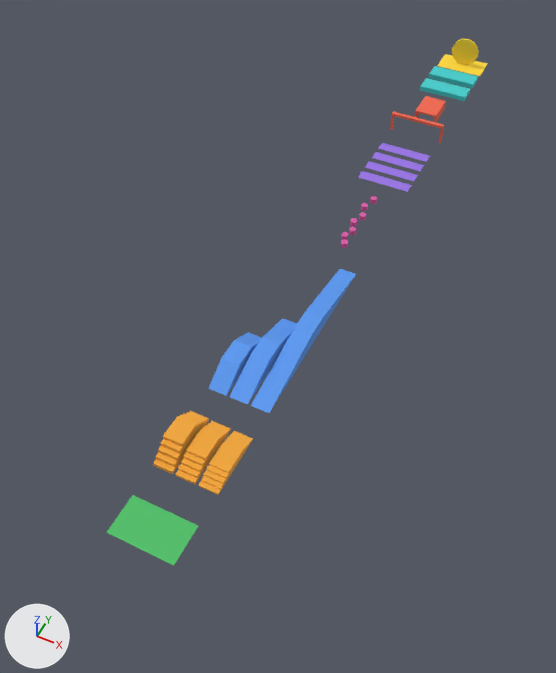
The glTF model vsk_model_explorer/course/obstacle_course.glb, before and after one commit.
Before and after are seen from a camera (50 mm lens) standing at (14.1, -12.8, 35.7) and looking at (-1.9, 19.2, -4.3). Lighting does not change. The marker at lower left points along +X, +Y and +Z. The first picture is the older version. Where no turn or scale is listed for an object, it has been applied to the vertices.

Script lines for the objects in view, before the commit:
```python
ob_beam = bpy.data.objects.new('Beam', me_mesh_18)
ob_beam.location = (0.0, 0.0, 0.0)
ob_bumps = bpy.data.objects.new('Bumps', me_mesh_14)
ob_bumps.location = (0.0, 0.0, 0.0)
ob_bumps_4 = bpy.data.objects.new('Bumps_4', me_mesh_17)
ob_bumps_4.location = (0.0, 0.0, 0.0)
ob_ramp_a = bpy.data.objects.new('Ramp_a', me_mesh_4)
ob_ramp_a.location = (0.0, 0.0, 0.0)
ob_stairs_a = bpy.data.objects.new('Stairs_a', me_mesh_1)
ob_stairs_a.location = (0.0, 0.0, 0.0)
ob_stairs_b = bpy.data.objects.new('Stairs_b', me_mesh_2)
ob_stairs_b.location = (0.0, 0.0, 0.0)
ob_stairs_c = bpy.data.objects.new('Stairs_c', me_mesh_3)
ob_stairs_c.location = (0.0, 0.0, 0.0)
ob_startpad = bpy.data.objects.new('StartPad', me_mesh_0)
ob_startpad.location = (0.0, 0.0, 0.0)
ob_stones_7 = bpy.data.objects.new('Stones_7', me_mesh_13)
ob_stones_7.location = (0.0, 0.0, 0.0)
# also in view: 'Ramp_c' at (-1.4, 12.8, 0.5); 'Ramp_b' at (0.0, 13.8, 0.5)
```
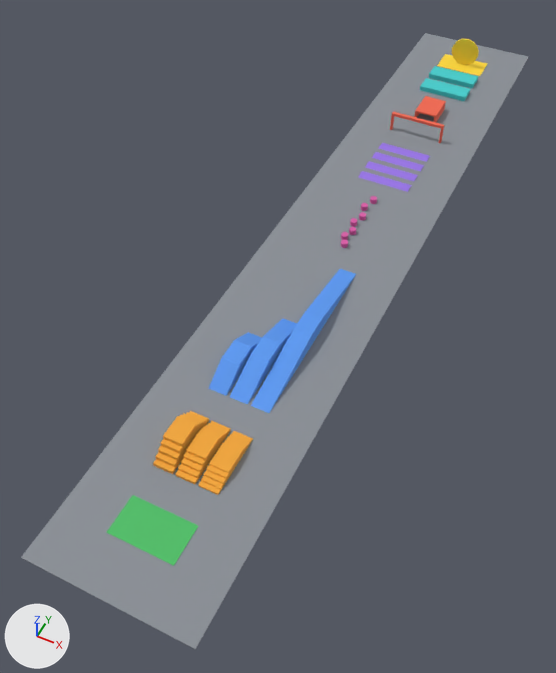
Commit message: Give the obstacle course a solid floor that takes shadows

What differs and where, as boxes (x1, y1, x2, y2) in the pictures (556 x 673 px):
'Floor', added
    after: (21, 33, 528, 649)
'Stones_7', recoloured
    both: (370, 196, 377, 204)
'Stones_4', recoloured
    both: (350, 218, 358, 227)
'Stones_5', recoloured
    both: (359, 212, 366, 221)
'Stones_6', recoloured
    both: (361, 203, 368, 211)

Edits to the bpy script that builds the scene:
```text
Change mat_material_0:
    mat_material_0.base_color: (0.0723, 0.521, 0.133) -> (0.254, 0.275, 0.305)  # green #4cbf66 -> grey #8a8f96
Change mat_material_1:
    mat_material_1.base_color: (0.888, 0.381, 0.0331) -> (0.0723, 0.521, 0.133)  # orange #f2a633 -> green #4cbf66
Change mat_material_4:
    mat_material_4.base_color: (0.0999, 0.319, 0.888) -> (0.888, 0.381, 0.0331)  # blue #5999f2 -> orange #f2a633
Change mat_material_14:
    mat_material_14.base_color: (0.319, 0.171, 0.791) -> (0.694, 0.0999, 0.381)  # purple #9973e6 -> pink #d959a6
Change mat_material_18:
    mat_material_18.base_color: (0.888, 0.133, 0.0723) -> (0.319, 0.171, 0.791)  # red #f2664c -> purple #9973e6
Change mat_material_20:
    mat_material_20.base_color: (0.0513, 0.604, 0.604) -> (0.888, 0.133, 0.0723)  # cyan #40cccc -> red #f2664c
Change mat_material_22:
    mat_material_22.base_color: (1.0, 0.694, 0.0331) -> (0.0513, 0.604, 0.604)  # yellow #ffd933 -> cyan #40cccc
Change me_mesh_0:
    where me_mesh_0.from_pydata(...)  # 8 vertices, 12 faces; spans x -2.0..2.0, y 0.0..2.4, z 0.0..0.02
    remove me_mesh_0.materials.append(mat_material_0)  # green #4cbf66
    add me_mesh_0.materials.append(mat_material_1)  # green #4cbf66
Change me_mesh_3:
    where me_mesh_3.from_pydata(...)  # 64 vertices, 124 faces; spans x -2.0..-0.8, y 4.4..8.3, z 0.0..1.25
    remove me_mesh_3.materials.append(mat_material_3)  # orange #f2a633
    add me_mesh_3.materials.append(mat_material_4)  # orange #f2a633
Change me_mesh_6:
    where me_mesh_6.from_pydata(...)  # 8 vertices, 12 faces; spans x -2.0..-0.8, y 10.3..15.26, z 0.0..1.0
    remove me_mesh_6.materials.append(mat_material_6)  # blue #5999f2
    add me_mesh_6.materials.append(mat_material_7)  # blue #5999f2
Change me_mesh_10:
    where me_mesh_10.from_pydata(...)  # 36 vertices, 60 faces; spans x -0.4..0.1, y 27.543..28.043, z 0.0..0.35
    remove me_mesh_10.materials.append(mat_material_10)  # pink #d959a6
    add me_mesh_10.materials.append(mat_material_11)  # pink #d959a6
Change me_mesh_11:
    where me_mesh_11.from_pydata(...)  # 36 vertices, 60 faces; spans x -0.1..0.4, y 28.443..28.943, z 0.0..0.35
    remove me_mesh_11.materials.append(mat_material_11)  # pink #d959a6
    add me_mesh_11.materials.append(mat_material_12)  # pink #d959a6
Change me_mesh_12:
    where me_mesh_12.from_pydata(...)  # 36 vertices, 60 faces; spans x -0.4..0.1, y 29.493..29.993, z 0.0..0.35
    remove me_mesh_12.materials.append(mat_material_12)  # pink #d959a6
    add me_mesh_12.materials.append(mat_material_13)  # pink #d959a6
Change me_mesh_13:
    where me_mesh_13.from_pydata(...)  # 36 vertices, 60 faces; spans x -0.1..0.4, y 30.543..31.043, z 0.0..0.35
    remove me_mesh_13.materials.append(mat_material_13)  # pink #d959a6
    add me_mesh_13.materials.append(mat_material_14)  # pink #d959a6
Change me_mesh_14:
    where me_mesh_14.from_pydata(...)  # 11 vertices, 12 faces; spans x -2.0..2.0, y 33.04..33.94, z 0.0..0.12
    remove me_mesh_14.materials.append(mat_material_14)  # purple #9973e6
    add me_mesh_14.materials.append(mat_material_15)  # purple #9973e6
Change me_mesh_15:
    where me_mesh_15.from_pydata(...)  # 11 vertices, 12 faces; spans x -2.0..2.0, y 34.44..35.34, z 0.0..0.12
    remove me_mesh_15.materials.append(mat_material_15)  # purple #9973e6
    add me_mesh_15.materials.append(mat_material_16)  # purple #9973e6
Change me_mesh_16:
    where me_mesh_16.from_pydata(...)  # 11 vertices, 12 faces; spans x -2.0..2.0, y 35.84..36.74, z 0.0..0.12
    remove me_mesh_16.materials.append(mat_material_16)  # purple #9973e6
    add me_mesh_16.materials.append(mat_material_17)  # purple #9973e6
Change me_mesh_17:
    where me_mesh_17.from_pydata(...)  # 11 vertices, 12 faces; spans x -2.0..2.0, y 37.24..38.14, z 0.0..0.12
    remove me_mesh_17.materials.append(mat_material_17)  # purple #9973e6
    add me_mesh_17.materials.append(mat_material_18)  # purple #9973e6
Change me_mesh_18:
    where me_mesh_18.from_pydata(...)  # 20 vertices, 28 faces; spans x -2.15..2.15, y 40.14..40.44, z 0.0..1.5
    remove me_mesh_18.materials.append(mat_material_18)  # red #f2664c
    add me_mesh_18.materials.append(mat_material_19)  # red #f2664c
Change me_mesh_19:
    where me_mesh_19.from_pydata(...)  # 16 vertices, 28 faces; spans x -0.9..0.9, y 42.44..44.94, z 0.0..0.82
    remove me_mesh_19.materials.append(mat_material_19)  # red #f2664c
    add me_mesh_19.materials.append(mat_material_20)  # red #f2664c
Change me_mesh_20:
    where me_mesh_20.from_pydata(...)  # 8 vertices, 12 faces; spans x -2.0..2.0, y 46.94..48.44, z 0.0..0.4
    remove me_mesh_20.materials.append(mat_material_20)  # cyan #40cccc
    add me_mesh_20.materials.append(mat_material_21)  # cyan #40cccc
Change me_mesh_21:
    where me_mesh_21.from_pydata(...)  # 8 vertices, 12 faces; spans x -2.0..2.0, y 49.24..50.74, z 0.0..0.4
    remove me_mesh_21.materials.append(mat_material_21)  # cyan #40cccc
    add me_mesh_21.materials.append(mat_material_22)  # cyan #40cccc
Change me_mesh_22:
    where me_mesh_22.from_pydata(...)  # 35 vertices, 60 faces; spans x -1.2..1.2, y 52.74..52.92, z 0.02..2.42
    remove me_mesh_22.materials.append(mat_material_22)  # yellow #ffd933
    add me_mesh_22.materials.append(mat_material_23)  # yellow #ffd933
Change me_mesh_23:
    where me_mesh_23.from_pydata(...)  # 8 vertices, 12 faces; spans x -2.0..2.0, y 51.54..53.94, z 0.0..0.02
    remove me_mesh_23.materials.append(mat_material_23)  # yellow #ffd933
    add me_mesh_23.materials.append(mat_material_24)  # yellow #ffd933
Add me_mesh_0_1:
    me_mesh_0_1.from_pydata([(-5.0, 56.9, -0.1), (5.0, -3.0, -0.1), (5.0, 56.9, -0.1), (-5.0, -3.0, -0.1), (5.0, 56.9, 0.0), (5.0, -3.0, 0.0), (-5.0, 56.9, 0.0), (-5.0, -3.0, 0.0)], [], [(2, 1, 0), (0, 1, 3), (1, 2, 4), (1, 4, 5), (2, 0, 6), (2, 6, 4), (0, 3, 7), (0, 7, 6), (3, 1, 5), (3, 5, 7), (5, 4, 6), (5, 6, 7)])
    me_mesh_0_1.materials.append(mat_material_0)  # grey #8a8f96
Add ob_floor:
    ob_floor = bpy.data.objects.new('Floor', me_mesh_0_1)
    ob_floor.location = (0.0, 0.0, 0.0)
```
